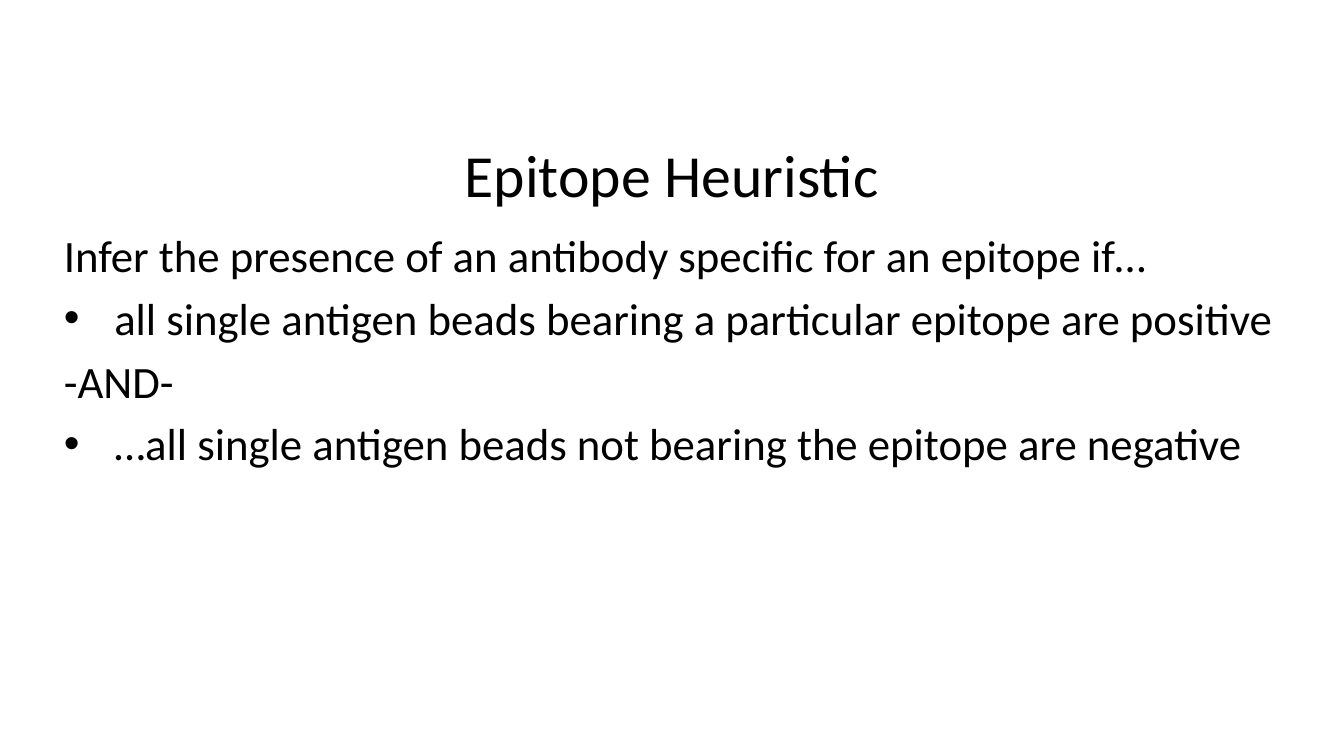
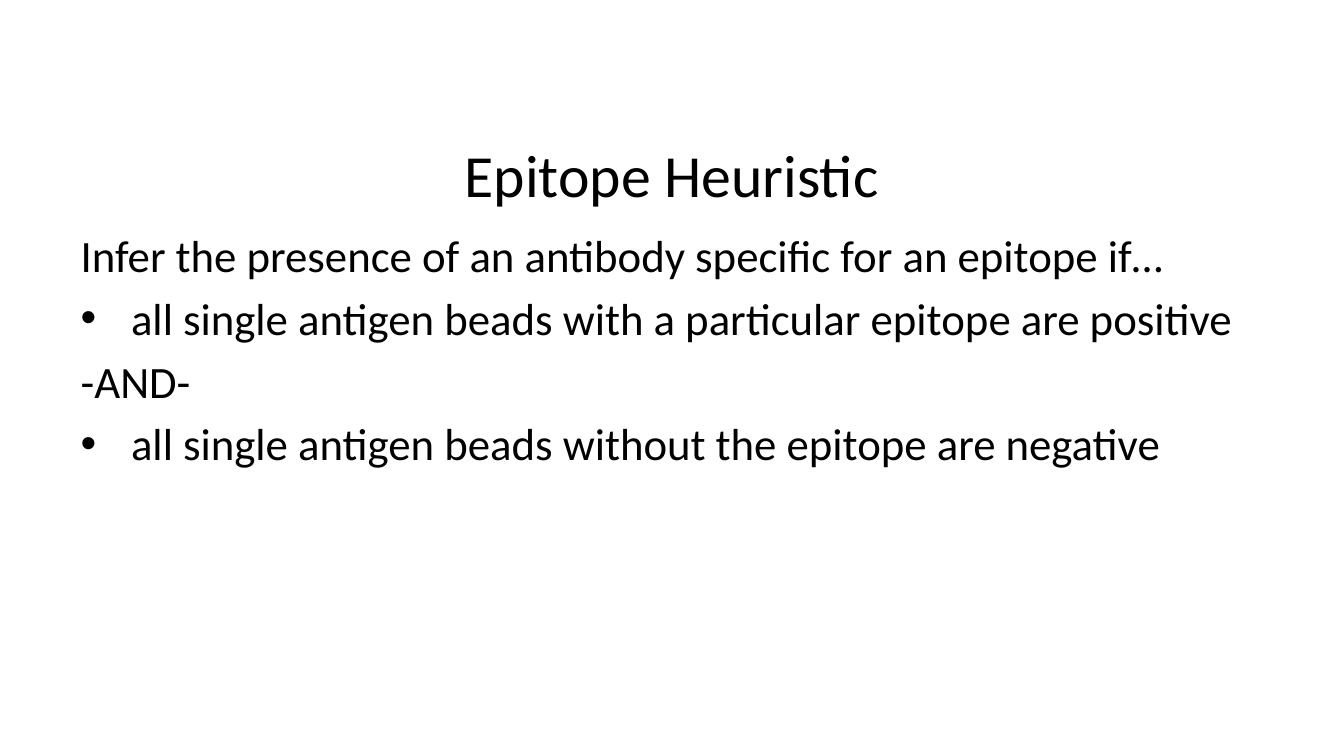
Before and after one commit to ghsmith/hladpb1, a slide deck: slide 44 of Hot_Topic_Analytics_and_Algorithms_Web_Based_Clinical_Decision_Support.pptx. Drawn at 1344x756 pixels with LibreOffice and Linux fonts; fonts in the diff are those of the drawing; background and template pictures are left out. Boxes give left, top, right and bottom in pixels: in the first picture for what was removed or moved away, otherwise in the second. Text is boxed around its words. In the diff, an @@ line names an element or a change of style, - is before the commit and + after.

Commit message:
Updated PPTX.

```diff
--- a/Hot_Topic_Analytics_and_Algorithms_Web_Based_Clinical_Decision_Support.pptx
+++ b/Hot_Topic_Analytics_and_Algorithms_Web_Based_Clinical_Decision_Support.pptx
@@ text "Infer the presence of an ...": place and size @@
-text "Infer the presence of an ..." at (64,241,1272,468)
+text "Infer the presence of an ..." at (81,241,1232,468)
@@ text at (131,304,1232,343): text changed @@
-• all single antigen beads bearing a particular epitope are positive
+• all single antigen beads with a particular epitope are positive
@@ text at (131,429,1160,468): text changed @@
-• …all single antigen beads not bearing the epitope are negative
+• all single antigen beads without the epitope are negative
```
